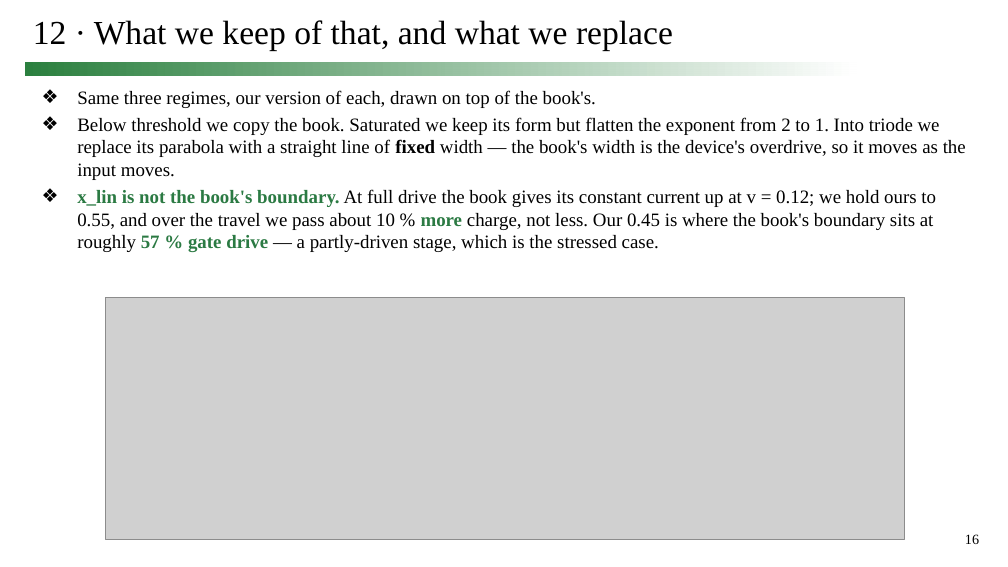
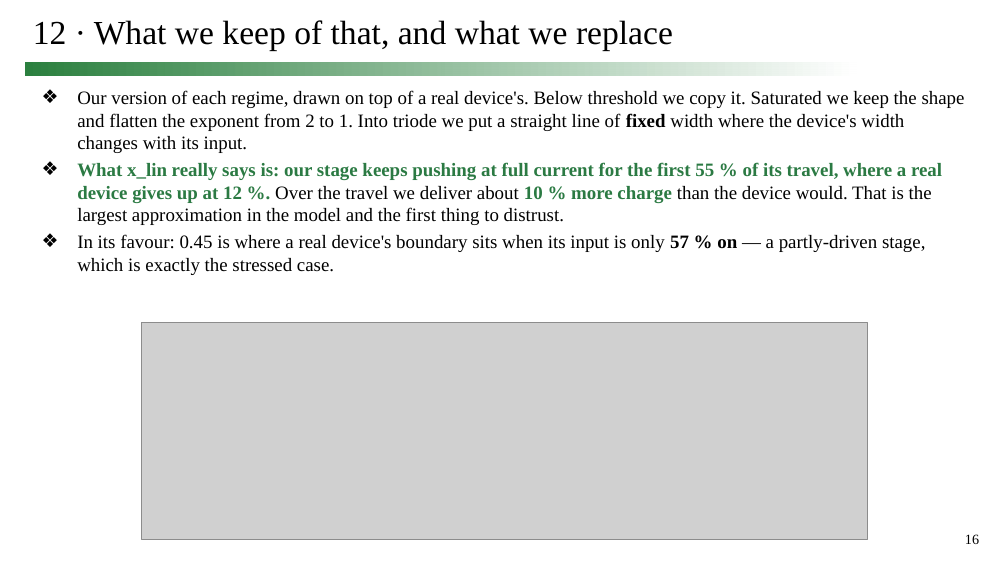
Before and after one commit to simon9721/ibis_comparison, a slide deck: slide 16 of results/meeting_deck_2026-09-24/0924_track1_story.pptx. Drawn at 1008x567 pixels with LibreOffice and Linux fonts; fonts in the diff are those of the drawing; grey boxes stand for pictures. Boxes give left, top, right and bottom in pixels: in the first picture for what was removed or moved away, otherwise in the second. Text is boxed around its words. In the diff, an @@ line names an element or a change of style, - is before the commit and + after.

```diff
--- a/results/meeting_deck_2026-09-24/0924_track1_story.pptx
+++ b/results/meeting_deck_2026-09-24/0924_track1_story.pptx
@@ text at bbox=[77, 90, 965, 275]: text changed @@
-❖ Same three regimes, our version of each, drawn on top of the book's.
-❖ Below threshold we copy the book. Saturated we keep its form but flatten the exponent from 2 to 1. Into triode we replace its parabola with a straight line of fixed width — the book's width is the device's overdrive, so it moves as the input moves.
-❖ x_lin is not the book's boundary. At full drive the book gives its constant current up at v = 0.12; we hold ours to 0.55, and over the travel we pass about 10 % more charge, not less. Our 0.45 is where the book's boundary sits at roughly 57 % gate drive — a partly-driven stage, which is the stressed case.
+❖ Our version of each regime, drawn on top of a real device's. Below threshold we copy it. Saturated we keep the shape and flatten the exponent from 2 to 1. Into triode we put a straight line of fixed width where the device's width changes with its input.
+❖ What x_lin really says is: our stage keeps pushing at full current for the first 55 % of its travel, where a real device gives up at 12 %. Over the travel we deliver about 10 % more charge than the device would. That is the largest approximation in the model and the first thing to distrust.
+❖ In its favour: 0.45 is where a real device's boundary sits when its input is only 57 % on — a partly-driven stage, which is exactly the stressed case.
@@ picture: place and size @@
-picture at bbox=[105, 297, 904, 539]
+picture at bbox=[142, 322, 868, 539]
```
Also in this commit, not shown: 2 other slides changed, 10 other files.
